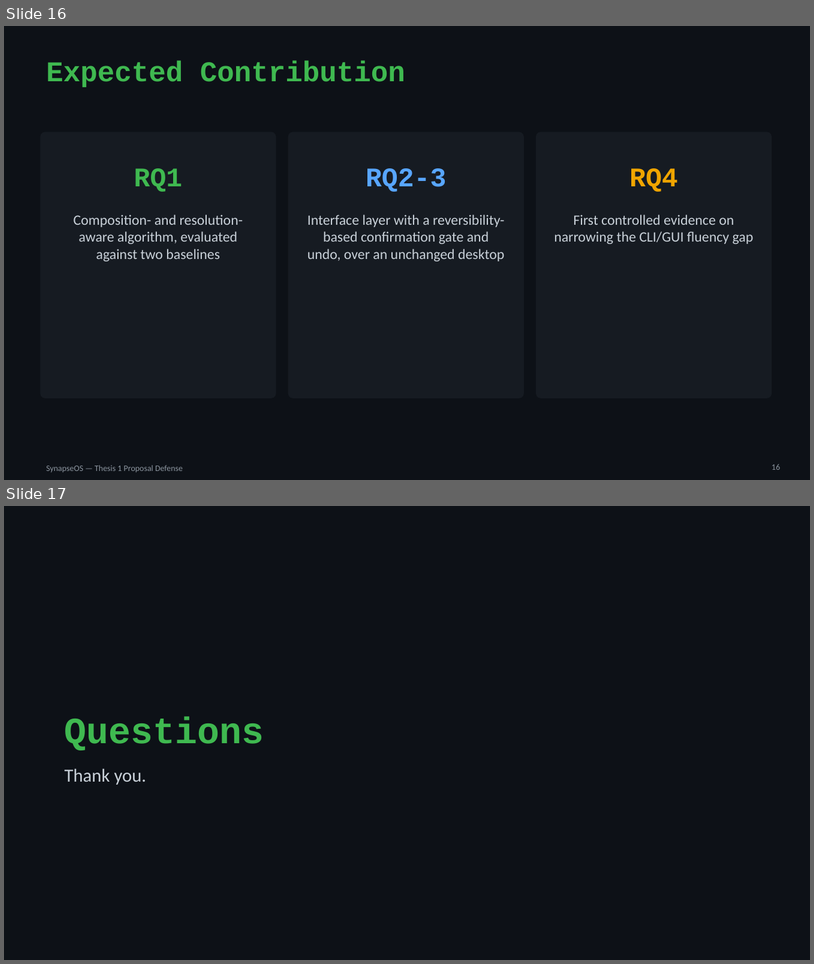
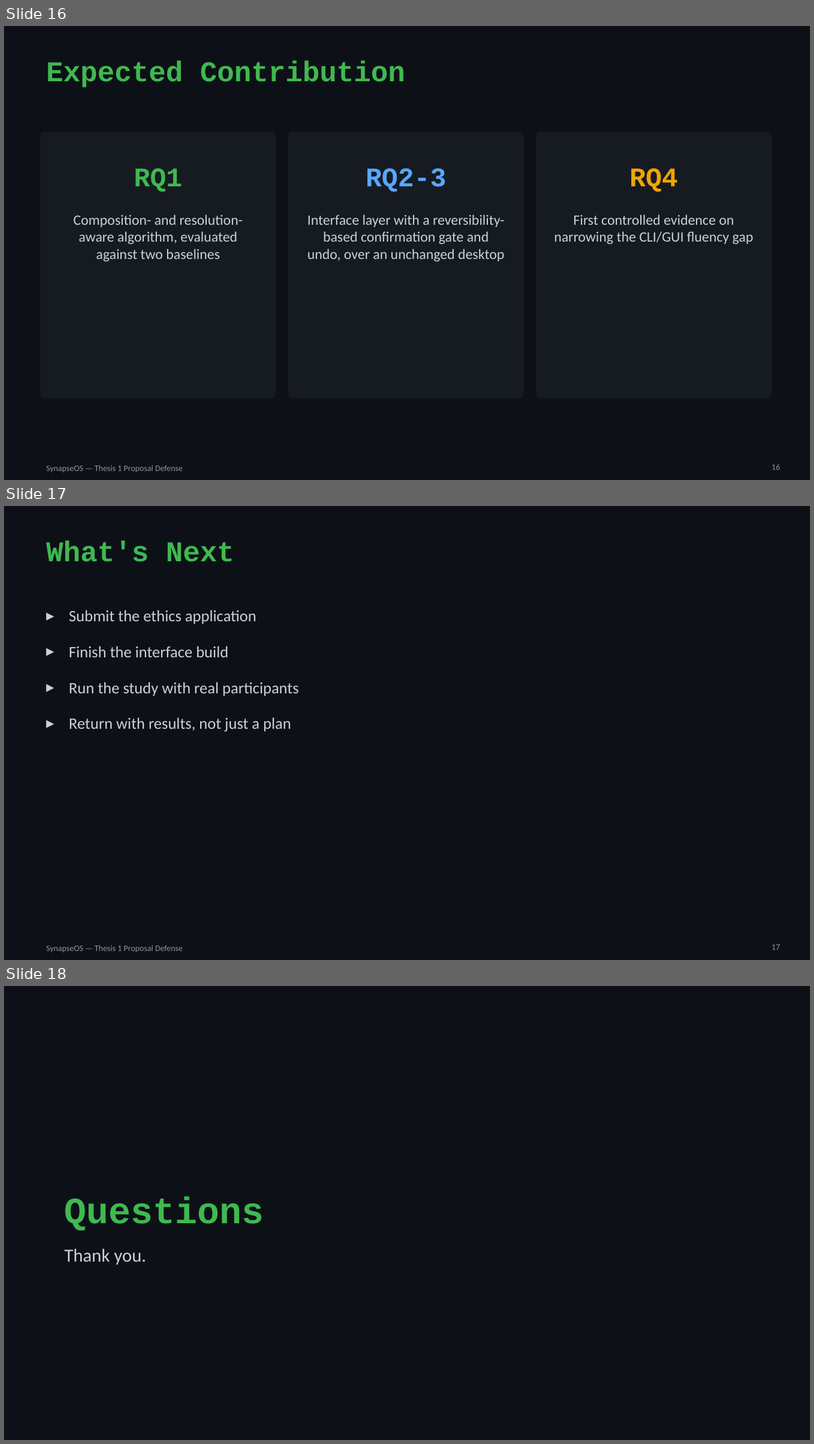
Before and after one commit to willardcsoriano/thesis, a slide deck: thesis 1/defense/SynapseOS_Proposal_Defense.pptx. Shown one above the other, each under a label of ours: slides 16 and 17 before the commit, slides 16, 17 and 18 after it. The pictures are 814x964 and 814x1444 pixels, drawn with LibreOffice and Linux fonts; fonts in the diff are those of the drawing. Boxes give left, top, right and bottom in pixels: in the first picture for what was removed or moved away, otherwise in the second. Text is boxed around its words. In the diff, an @@ line names an element or a change of style, - is before the commit and + after.

```diff
--- a/thesis 1/defense/SynapseOS_Proposal_Defense.pptx
+++ b/thesis 1/defense/SynapseOS_Proposal_Defense.pptx
@@ slide 17 added at (x1=4, y1=506, x2=810, y2=960), background #0D1117; not listed: 1 template element that a slide beside it also shows @@
@@ title added at (x1=46, y1=541, x2=234, y2=562), 34 pt, text #3FB950, bold @@
+What's Next
@@ text added at (x1=69, y1=610, x2=299, y2=732), 19 pt, text #C9D1D9 @@
+▸ Submit the ethics application
+▸ Finish the interface build
+▸ Run the study with real participants
+▸ Return with results, not just a plan
@@ page number added at (x1=772, y1=944, x2=780, y2=949), 10 pt, text #8B949E @@
+17
@@ what was slide 17 is now slide 18 @@
```
Also in this commit, not shown: 2 slides changed, 2 other files.
